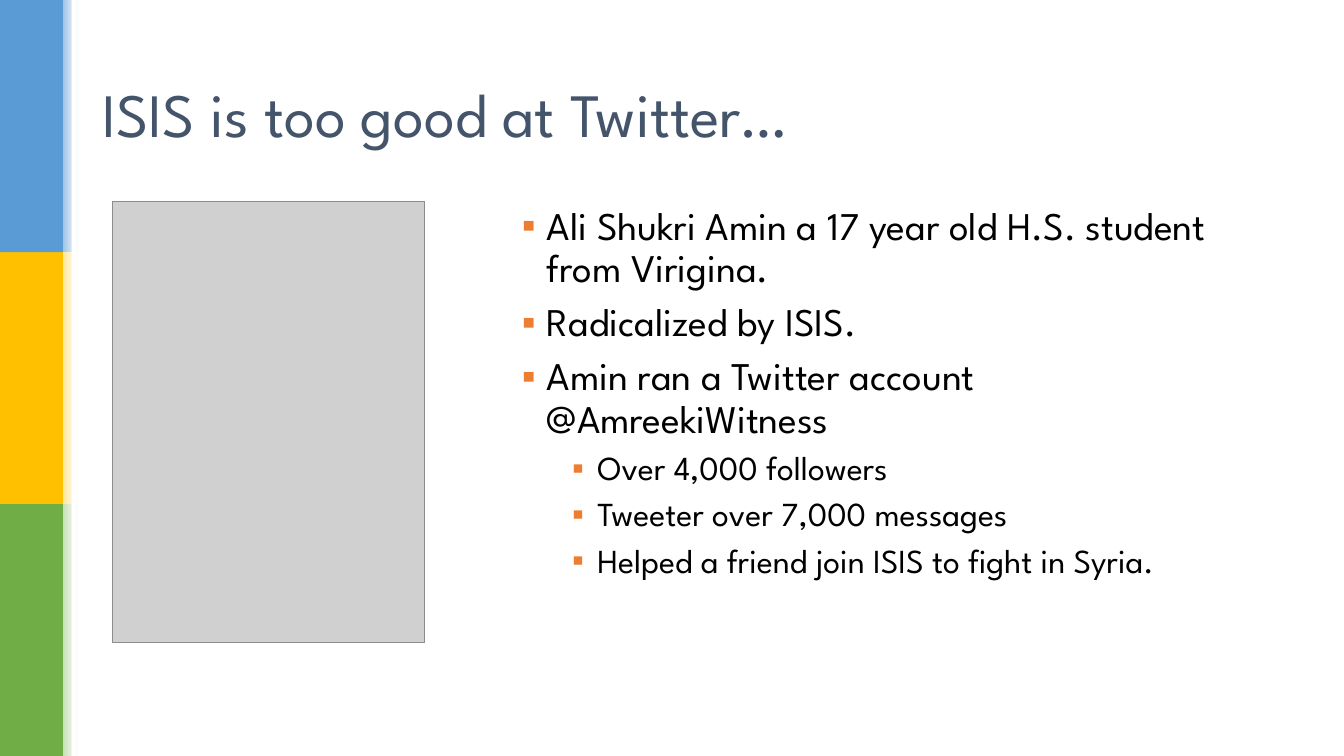
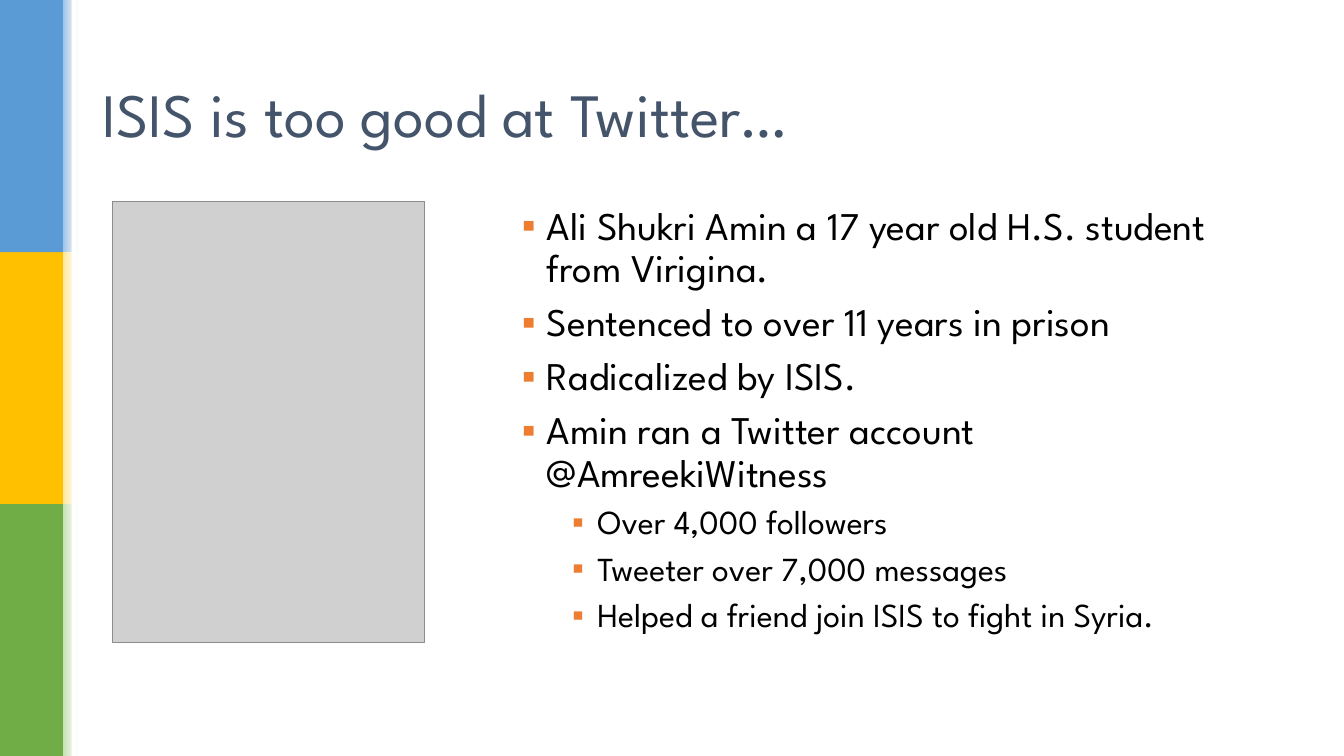
Before and after one commit to ababen/Springboard-Capstone, a slide deck: slide 3 of How ISIS Uses Twitter.pptx. Drawn at 1344x756 pixels with LibreOffice and Linux fonts; fonts in the diff are those of the drawing; grey boxes stand for pictures; background and template pictures are left out. Boxes give left, top, right and bottom in pixels: in the first picture for what was removed or moved away, otherwise in the second. Text is boxed around its words. In the diff, an @@ line names an element or a change of style, - is before the commit and + after.

Commit message:
Updated PPT

```diff
--- a/How ISIS Uses Twitter.pptx
+++ b/How ISIS Uses Twitter.pptx
@@ text at <box>547,309,1110,344</box>: paragraph added @@
+▪ Sentenced to over 11 years in prison
```
